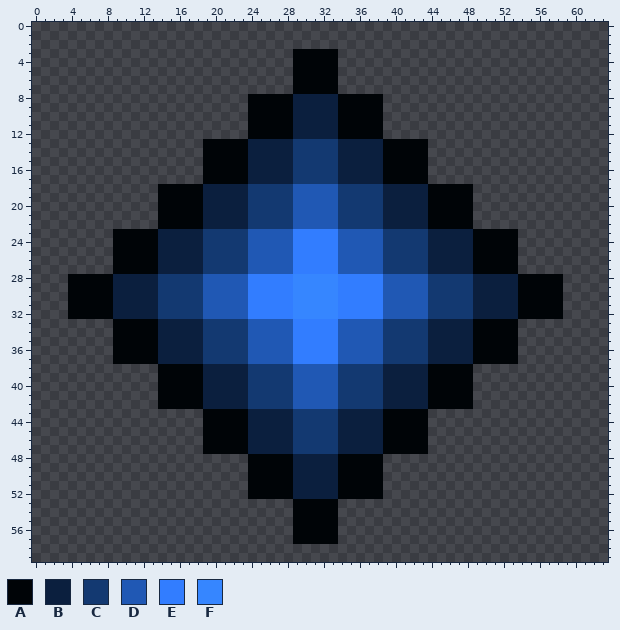
Pixel-art sprite, stored at comet_particle2.png. This is how it looked before the edit.
The file is 64x60 pixels.
Palette (. is transparent): A #000407  B #0b1f3e  C #133971  D #2058b4  E #327dff  F #3686ff
Pixels before (only the part around the change), first column x 0:
 0 ................................................................
 1 ................................................................
 2 ................................................................
 3 .............................AAAAA..............................
 4 .............................AAAAA..............................
 5 .............................AAAAA..............................
 6 .............................AAAAA..............................
 7 .............................AAAAA..............................
 8 ........................AAAAABBBBBAAAAA.........................
 9 ........................AAAAABBBBBAAAAA.........................
10 ........................AAAAABBBBBAAAAA.........................
11 ........................AAAAABBBBBAAAAA.........................
12 ........................AAAAABBBBBAAAAA.........................
13 ...................AAAAABBBBBCCCCCBBBBBAAAAA....................
14 ...................AAAAABBBBBCCCCCBBBBBAAAAA....................
15 ...................AAAAABBBBBCCCCCBBBBBAAAAA....................
16 ...................AAAAABBBBBCCCCCBBBBBAAAAA....................
17 ...................AAAAABBBBBCCCCCBBBBBAAAAA....................
18 ..............AAAAABBBBBCCCCCDDDDDCCCCCBBBBBAAAAA...............
19 ..............AAAAABBBBBCCCCCDDDDDCCCCCBBBBBAAAAA...............
20 ..............AAAAABBBBBCCCCCDDDDDCCCCCBBBBBAAAAA...............
21 ..............AAAAABBBBBCCCCCDDDDDCCCCCBBBBBAAAAA...............
22 ..............AAAAABBBBBCCCCCDDDDDCCCCCBBBBBAAAAA...............
23 .........AAAAABBBBBCCCCCDDDDDEEEEEDDDDDCCCCCBBBBBAAAAA..........
24 .........AAAAABBBBBCCCCCDDDDDEEEEEDDDDDCCCCCBBBBBAAAAA..........
25 .........AAAAABBBBBCCCCCDDDDDEEEEEDDDDDCCCCCBBBBBAAAAA..........
26 .........AAAAABBBBBCCCCCDDDDDEEEEEDDDDDCCCCCBBBBBAAAAA..........
27 .........AAAAABBBBBCCCCCDDDDDEEEEEDDDDDCCCCCBBBBBAAAAA..........
28 ....AAAAABBBBBCCCCCDDDDDEEEEEFFFFFEEEEEDDDDDCCCCCBBBBBAAAAA.....
29 ....AAAAABBBBBCCCCCDDDDDEEEEEFFFFFEEEEEDDDDDCCCCCBBBBBAAAAA.....
30 ....AAAAABBBBBCCCCCDDDDDEEEEEFFFFFEEEEEDDDDDCCCCCBBBBBAAAAA.....
31 ....AAAAABBBBBCCCCCDDDDDEEEEEFFFFFEEEEEDDDDDCCCCCBBBBBAAAAA.....
32 ....AAAAABBBBBCCCCCDDDDDEEEEEFFFFFEEEEEDDDDDCCCCCBBBBBAAAAA.....
33 .........AAAAABBBBBCCCCCDDDDDEEEEEDDDDDCCCCCBBBBBAAAAA..........
34 .........AAAAABBBBBCCCCCDDDDDEEEEEDDDDDCCCCCBBBBBAAAAA..........
35 .........AAAAABBBBBCCCCCDDDDDEEEEEDDDDDCCCCCBBBBBAAAAA..........
36 .........AAAAABBBBBCCCCCDDDDDEEEEEDDDDDCCCCCBBBBBAAAAA..........
37 .........AAAAABBBBBCCCCCDDDDDEEEEEDDDDDCCCCCBBBBBAAAAA..........
38 ..............AAAAABBBBBCCCCCDDDDDCCCCCBBBBBAAAAA...............
39 ..............AAAAABBBBBCCCCCDDDDDCCCCCBBBBBAAAAA...............
40 ..............AAAAABBBBBCCCCCDDDDDCCCCCBBBBBAAAAA...............
41 ..............AAAAABBBBBCCCCCDDDDDCCCCCBBBBBAAAAA...............
42 ..............AAAAABBBBBCCCCCDDDDDCCCCCBBBBBAAAAA...............
43 ...................AAAAABBBBBCCCCCBBBBBAAAAA....................
44 ...................AAAAABBBBBCCCCCBBBBBAAAAA....................
45 ...................AAAAABBBBBCCCCCBBBBBAAAAA....................
46 ...................AAAAABBBBBCCCCCBBBBBAAAAA....................
47 ...................AAAAABBBBBCCCCCBBBBBAAAAA....................
48 ........................AAAAABBBBBAAAAA.........................
49 ........................AAAAABBBBBAAAAA.........................
50 ........................AAAAABBBBBAAAAA.........................
51 ........................AAAAABBBBBAAAAA.........................
52 ........................AAAAABBBBBAAAAA.........................
53 .............................AAAAA..............................
54 .............................AAAAA..............................
55 .............................AAAAA..............................
56 .............................AAAAA..............................
57 .............................AAAAA..............................
58 ................................................................
59 ................................................................
The same view after the edit:
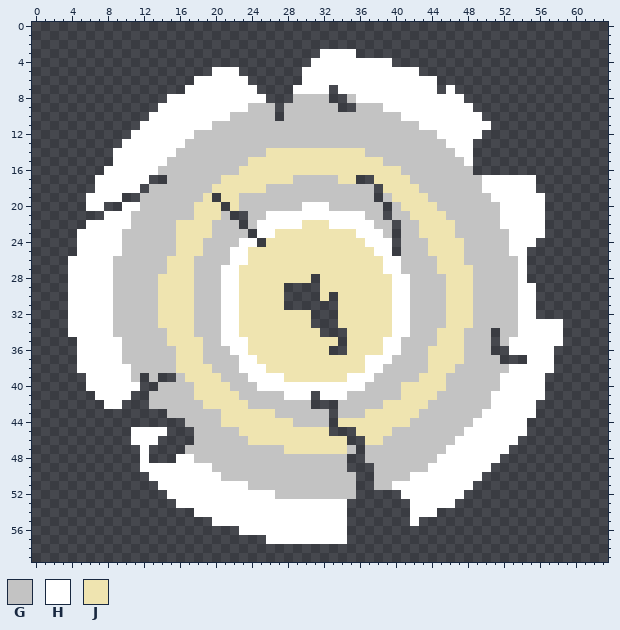
Colours new in this view: G #c3c3c3  H #ffffff  J #efe4b0
Changes in this commit:
Changed rows in their new state; - is an unchanged pixel.
first column x 4:
 3 -------------------------...HHHH-----------------------
 4 -------------------------..HHHHHHHHH-------------------
 5 ----------------HHH------.HHHHHHHHHHHHH----------------
 6 --------------HHHHHH-----.HHHHHHHHHHHHHHH--------------
 7 -------------HHHHHHHH----HHHH.HHHHHHHHHHH-H------------
 8 -----------HHHHHHHHHHH...GGGG..GHHHHHHHHHHHH-----------
 9 ----------HHHHHHHHHHGGG.GGGGGG..GGGHHHHHHHHHH----------
10 ---------HHHHHHHHHGGGGG.GGGGGGGGGGGGGHHHHHHHHH---------
11 --------HHHHHHHHGGGGGGGGGGGGGGGGGGGGGGGHHHHHHHH--------
12 -------HHHHHHHGGGGGGGGGGGGGGGGGGGGGGGGGGGHHHHH---------
13 ------HHHHHHHGGGGGGGGGGGGGGGGGGGGGGGGGGGGGHHH----------
14 -----HHHHHHHGGGGGGGGGGJJJJJJJJJJJGGGGGGGGGGHH----------
15 -----HHHHHHGGGGGGGGGJJJJJJJJJJJJJJJGGGGGGGGGH----------
16 ----HHHHHHGGGGGGGGGJJJJJJJJJJJJJJJJJJGGGGGGGG----------
17 ---HHHHHH--GGGGGGJJJJJJJJGGGGGJJ..JJJJGGGGGGGGHHHHHH---
18 ---HHHHH-GGGGGGGJJJJJJGGGGGGGGGGGG.JJJJGGGGGGGHHHHHH---
19 --HHHH--GGGGGGGJ.JJGGGGGGGGGGGGGGG.GJJJJGGGGGGGHHHHHH--
20 --HH--HHGGGGGGJJJ.JGGGGGGGHHHGGGGGG.GJJJJGGGGGGGHHHHH--
21 ----HHHGGGGGGGJJJG..GGHHHHHHHHHHHGG.GGJJJJGGGGGGHHHHH--
22 --HHHHHGGGGGJJJJGGG.GHHHHHJJJHHHHHGG.GGJJJJGGGGGHHHHH--
23 -HHHHHGGGGGGJJJJGGGG.HHJJJJJJJJJHHHG.GGJJJJGGGGGGHHHH--
24 -HHHHHGGGGGGJJJGGGGHH.JJJJJJJJJJJHHH.GGGJJJJGGGGGHHH---
25 -HHHHHGGGGGGJJJGGGHHJJJJJJJJJJJJJJHH.GGGJJJJGGGGGHH----
26 HHHHHGGGGGGJJJGGGGHHJJJJJJJJJJJJJJJHHGGGGJJJGGGGGGH----
27 HHHHHGGGGGGJJJGGGHHJJJJJJJJJJJJJJJJHHGGGGJJJJGGGGGH----
28 HHHHHGGGGGJJJJGGGHHJJJJJJJJ.JJJJJJJJHHGGGGJJJGGGGGH....
29 HHHHHGGGGGJJJJGGGHHJJJJJ....JJJJJJJJHHGGGGJJJGGGGGHH...
30 HHHHHGGGGGJJJJGGGHHJJJJJ....J.JJJJJJHHGGGGJJJGGGGGHH...
31 HHHHHGGGGGJJJJGGGHHJJJJJ......JJJJJJHHGGGGJJJGGGGGHH...
32 HHHHHGGGGGJJJJGGGHHJJJJJJJJ...JJJJJJHHGGGGJJJGGGGGHH...
33 HHHHHGGGGGJJJJGGGHHJJJJJJJJ...JJJJJJHHGGGGJJJGGGGGHHHHH
34 HHHHHGGGGGGJJJGGGHHJJJJJJJJJ...JJJJJHHGGGJJJGGG.GGHHHHH
35 -HHHHHGGGGGJJJJGGHHHJJJJJJJJJJ.JJJJHHGGGGJJJGGG.GHHHHHH
36 -HHHHHGGGGGGJJJGGGHHJJJJJJJJJ..JJJJHHGGGJJJJGGG..HHHHH-
37 -HHHHHGGGGGGJJJGGGGHHJJJJJJJJJJJJHHHGGGGJJJJGGGG..-HHH-
38 -HHHHHHGGGGGJJJJGGGHHHJJJJJJJJJJJHHGGGGGJJJGGGGGGHHHHH-
39 --HHHHHG-G..GJJJJGGGHHHHJJJJJJJHHHGGGGGJJJGGGGGGHHHHH--
40 --HHHHHH--GGGGJJJJGGGHHHHHHHHHHHHGGGGJJJJJGGGGGGHHHHH--
41 ---HHHH--GGGGGJJJJJGGGGGHHH.HHHGGGGGGJJJJGGGGGGHHHHHH--
42 ----HH---GGGGGGJJJJJGGGGGGG...GGGGGJJJJJGGGGGGGHHHHH---
43 -----------GGGGGGJJJJJJGGGGGG.GGGJJJJJJGGGGGGGHHHHHH---
44 -------------GGGGJJJJJJJJGGGG.JJJJJJJJGGGGGGGHHHHHH----
45 -------HHHH---GGGGGJJJJJJJJJJ...JJJJGGGGGGGGHHHHHHH----
46 -------HHH----GGGGGGJJJJJJJJJJJ..JJGGGGGGGGHHHHHHH-----
47 --------H----GGGGGGGGGGGJJJJJJJG.GGGGGGGGGHHHHHHH------
48 --------H---HHGGGGGGGGGGGGGGGGG..GGGGGGGGHHHHHHH-------
49 --------HHHHHHHHGGGGGGGGGGGGGGG...GGGGGGHHHHHHH--------
50 ---------HHHHHHHHGGGGGGGGGGGGGGG..GGGGHHHHHHHH---------
51 ----------HHHHHHHHHHGGGGGGGGGGGG..GGHHHHHHHHH----------
52 -----------HHHHHHHHHHHHGGGGGGGGG...--HHHHHHH-----------
53 ------------HHHHHHHHHHHHHHHHHHH-------HHHHH------------
54 --------------HHHHHHHHHHHHHHHHH-------HHH--------------
55 ----------------HHHHHHHHHHHHHHH-------H----------------
56 -------------------HHHHHHHHHHHH------------------------
57 ----------------------HHHHHHHHH------------------------
Pixel boxes of the changes (left, top, right, bottom) in both pictures:
changed: (68, 49, 563, 544)
